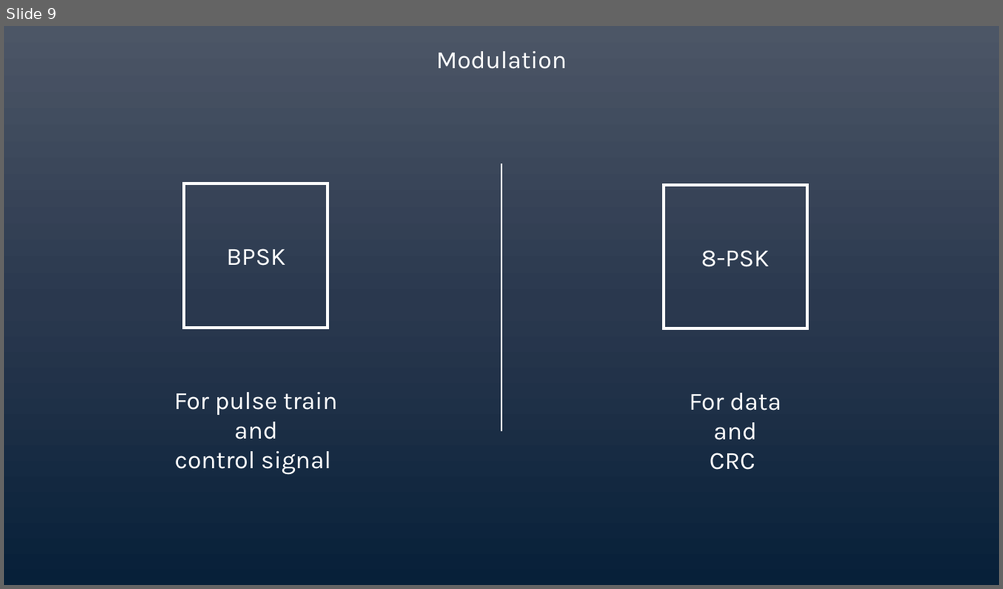
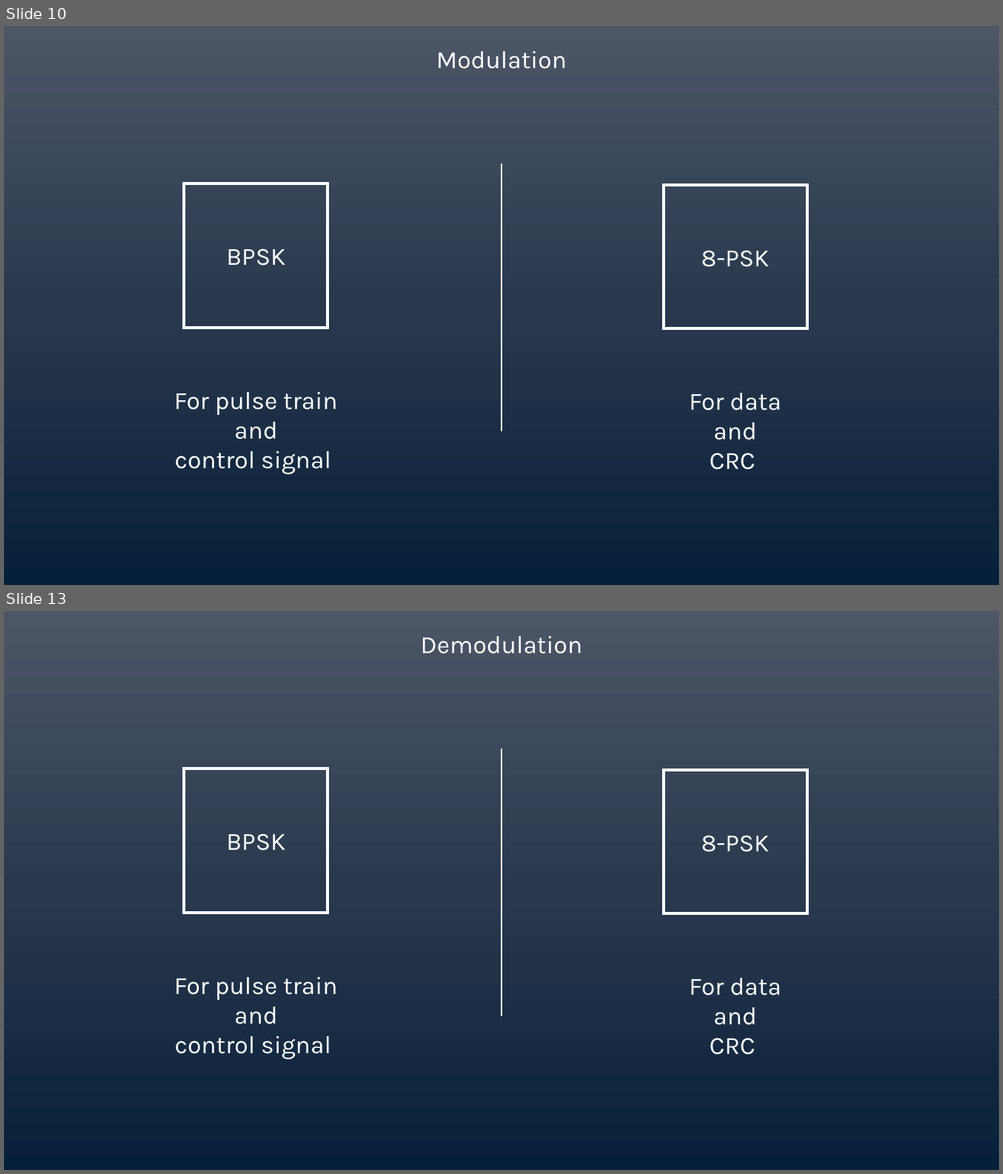
Before and after one commit to AbdulrahmanShokier/AES-128-256, a slide deck: block digram.pptx. Shown one above the other, each under a label of ours: slide 9 before the commit, slides 10 and 13 after it; the slides between them are not shown. The pictures are 1003x589 and 1003x1174 pixels, drawn with LibreOffice and Linux fonts; fonts in the diff are those of the drawing. Boxes give left, top, right and bottom in pixels: in the first picture for what was removed or moved away, otherwise in the second. Text is boxed around its words. In the diff, an @@ line names an element or a change of style, - is before the commit and + after.

```diff
--- a/block digram.pptx
+++ b/block digram.pptx
@@ slide 13 added at (4, 611, 999, 1170), background gradient #4D5667 to #2B394F to #072139 @@
@@ text added at (421, 636, 583, 654), 24 pt, text #FFFFFF @@
+Demodulation
@@ line added from (502, 749) to (502, 1017), #FFFFFF 1.5 pt @@
@@ rectangle added at (184, 769, 328, 913), outline #FFFFFF 3 pt @@
@@ rectangle added at (663, 770, 808, 914), outline #FFFFFF 3 pt @@
@@ text added at (226, 834, 285, 851), 24 pt, text #FFFFFF @@
+BPSK
@@ text added at (701, 835, 769, 852), 24 pt, text #FFFFFF @@
+8-PSK
@@ text added at (174, 977, 338, 1060), 24 pt, text #FFFFFF @@
+For pulse train
+and
+control signal
@@ text added at (688, 978, 782, 1055), 24 pt, text #FFFFFF @@
+For data
+and
+CRC
@@ what was slide 9 is now slide 10 @@
```
Also in this commit, not shown: 1 slide changed, 4 other slides added, 6 slides removed.
